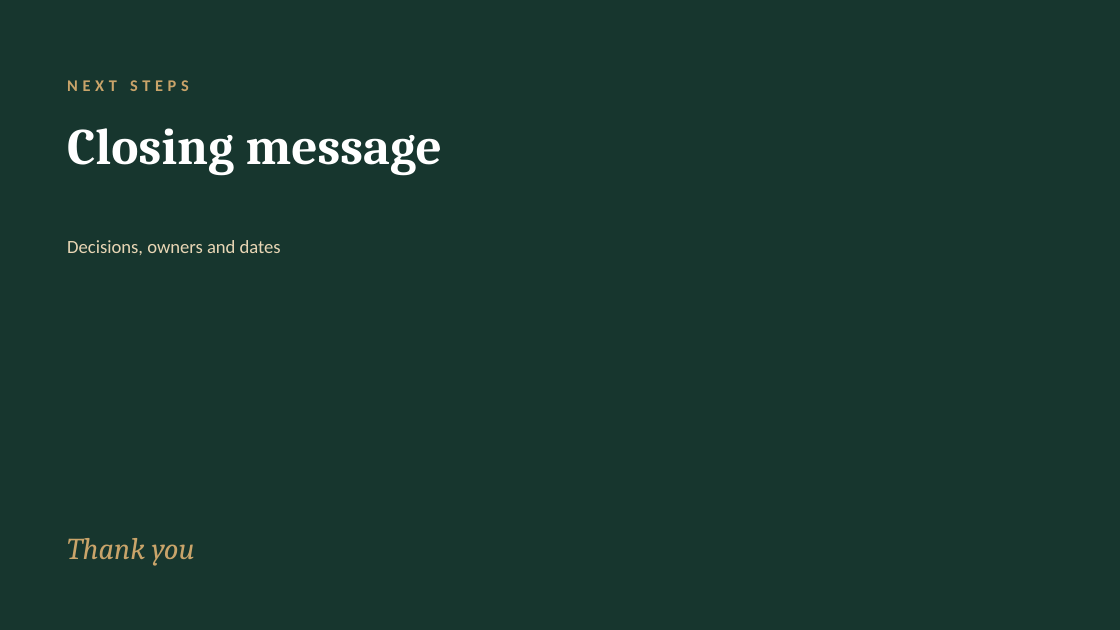
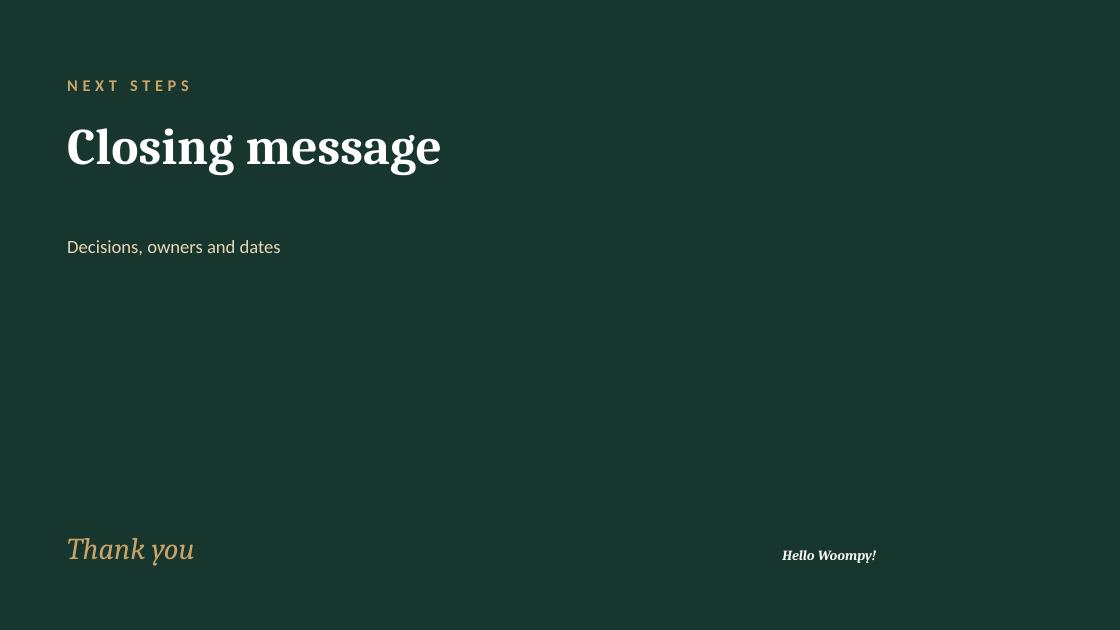
Before and after one commit to deddytann/deli-elements, a slide deck: slide 7 of templates/The_Deli_Group_Template.potx. Drawn at 1120x630 pixels with LibreOffice and Linux fonts; fonts in the diff are those of the drawing; background and template pictures are left out. Boxes give left, top, right and bottom in pixels: in the first picture for what was removed or moved away, otherwise in the second. Text is boxed around its words. In the diff, an @@ line names an element or a change of style, - is before the commit and + after.

```diff
--- a/templates/The_Deli_Group_Template.potx
+++ b/templates/The_Deli_Group_Template.potx
@@ text added at <box>782,550,876,563</box>, 12 pt, text #FFFCF5, bold, italic @@
+Hello Woompy!
```
Also in this commit, not shown: 1 other slide changed, 6 other files.
